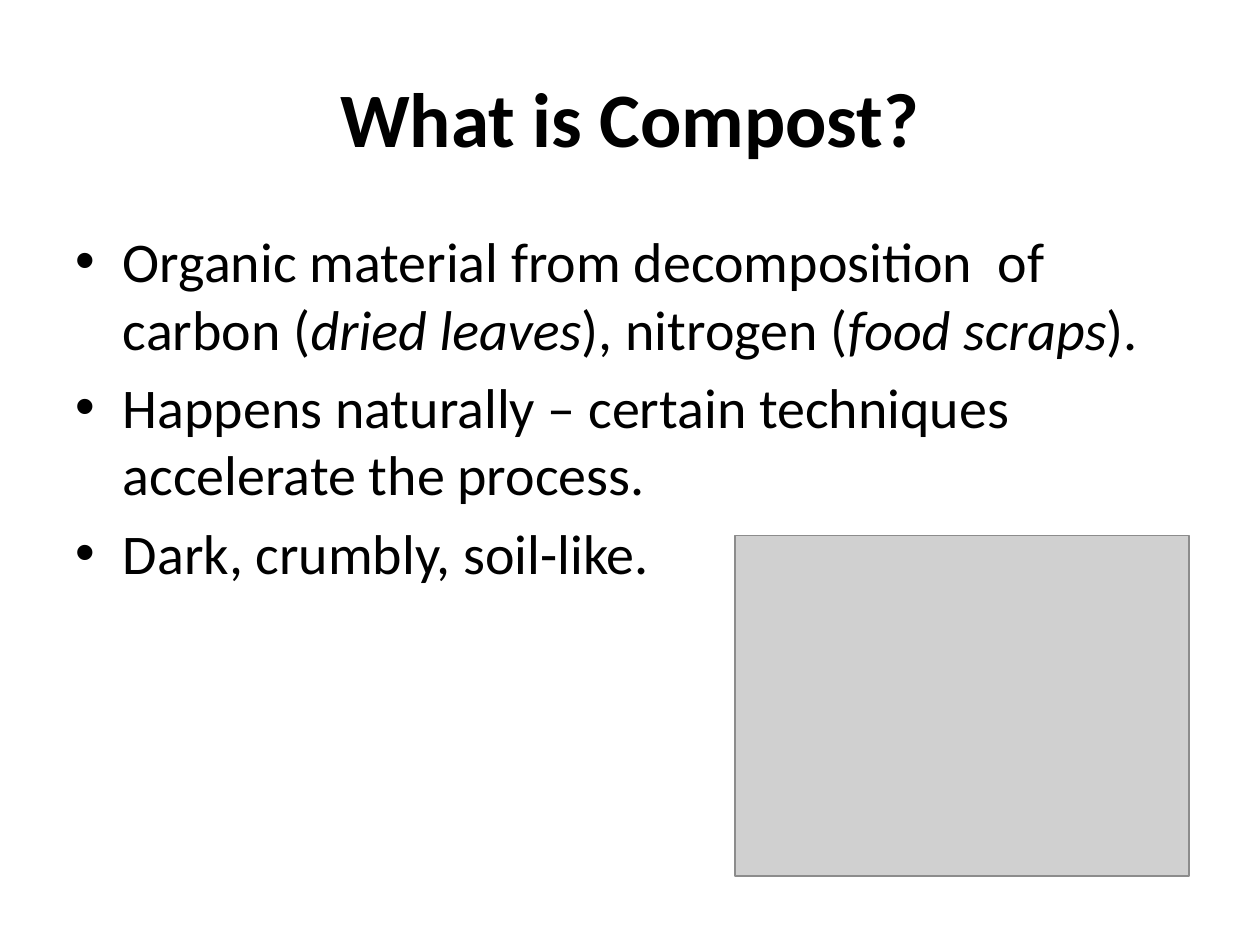
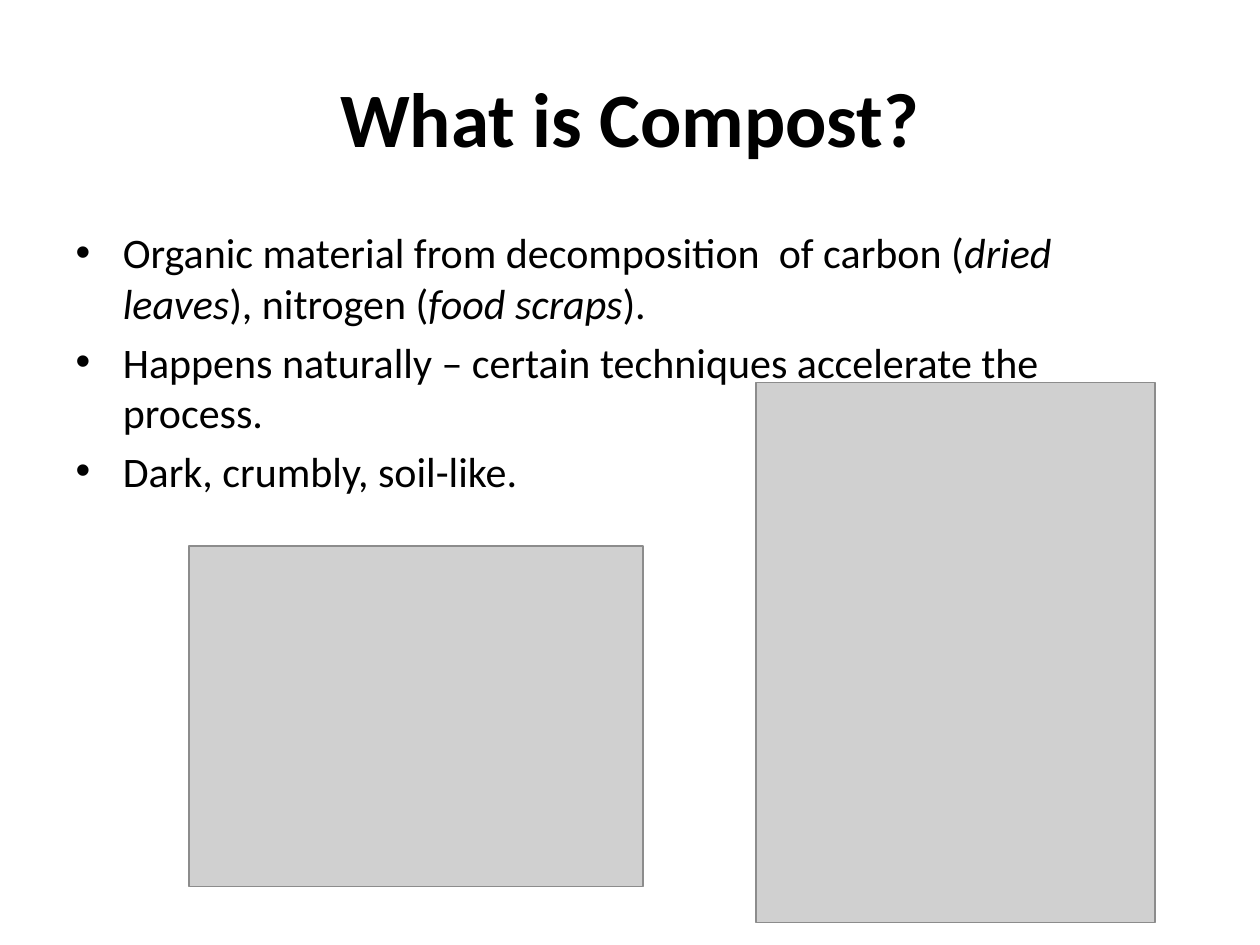
Before and after one commit to berttejeda/bert.composting, a slide deck: slide 3 of Compost Presentation.pptx. Drawn at 1260x945 pixels with LibreOffice and Linux fonts; fonts in the diff are those of the drawing; grey boxes stand for pictures. Boxes give left, top, right and bottom in pixels: in the first picture for what was removed or moved away, otherwise in the second. Text is boxed around its words. In the diff, an @@ line names an element or a change of style, - is before the commit and + after.

Commit message:
New graphic - anatomy of a compost pile

```diff
--- a/Compost Presentation.pptx
+++ b/Compost Presentation.pptx
@@ text "Organic material from decomposition of ..." at (x1=123, y1=237, x2=1051, y2=494): size 32 to 24 pt; less space between paragraphs @@
@@ picture added at (x1=756, y1=383, x2=1155, y2=922) @@
@@ picture moved from (x1=735, y1=536, x2=1188, y2=876) to (x1=189, y1=546, x2=643, y2=886) @@
```
